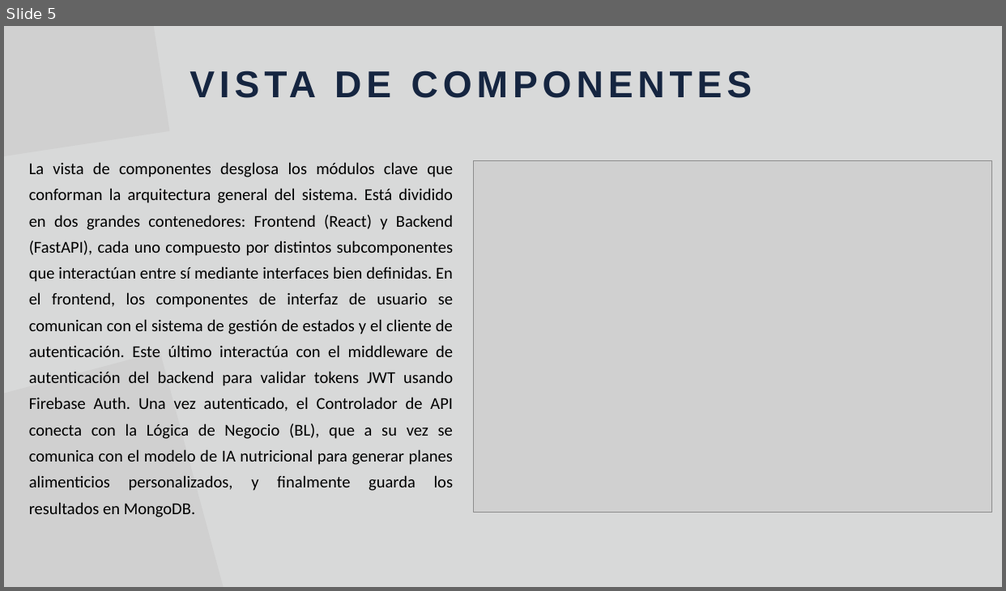
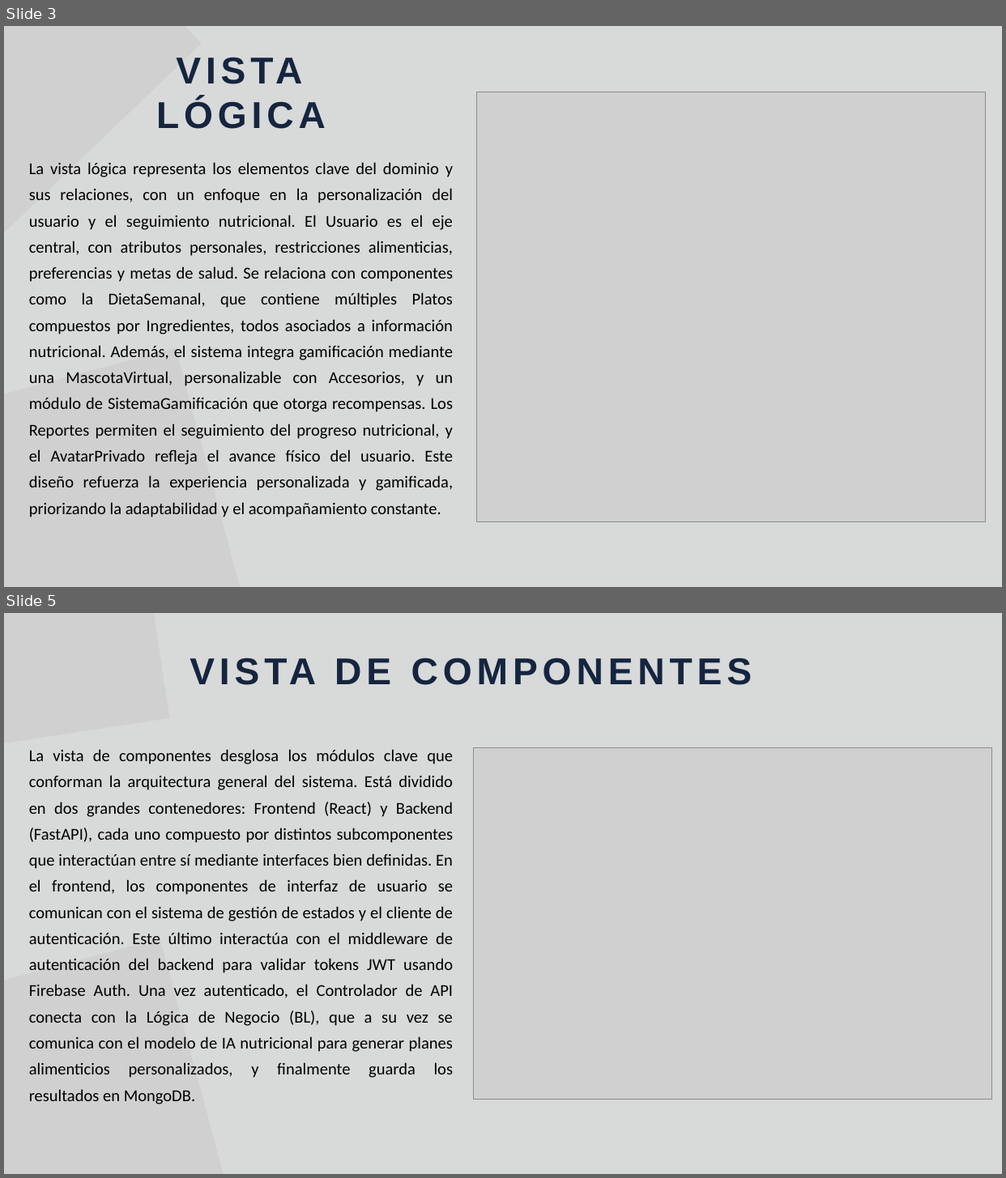
Before and after one commit to Jucer74/SoftwareArchitecture, a slide deck: Project/Views/NutrIA.views.pptx. Shown one above the other, each under a label of ours: slide 5 before the commit, slides 3 and 5 after it; the slides between them are not shown. The pictures are 1006x591 and 1006x1178 pixels, drawn with LibreOffice and Linux fonts; fonts in the diff are those of the drawing; grey boxes stand for pictures. Boxes give left, top, right and bottom in pixels: in the first picture for what was removed or moved away, otherwise in the second. Text is boxed around its words. In the diff, an @@ line names an element or a change of style, - is before the commit and + after.

```diff
--- a/Project/Views/NutrIA.views.pptx
+++ b/Project/Views/NutrIA.views.pptx
@@ slide 3 added at [4, 26, 1002, 587], background #D8D9D9 @@
@@ picture added at [4, 26, 202, 292] @@
@@ picture added at [476, 92, 985, 522] @@
@@ text added at [29, 162, 454, 518], 24 pt, text #000000 @@
+La vista lógica representa los elementos clave del dominio y sus relaciones, con un enfoque en la personalización del usuario y el seguimiento nutricional. El Usuario es el eje central, con atributos personales, restricciones alimenticias, preferencias y metas de salud. Se relaciona con componentes como la DietaSemanal, que contiene múltiples Platos compuestos por Ingredientes, todos asociados a información nutricional. Además, el sistema integra gamificación mediante una MascotaVirtual, personalizable con Accesorios, y un módulo de SistemaGamificación que otorga recompensas. Los Reportes permiten el seguimiento del progreso nutricional, y el AvatarPrivado refleja el avance físico del usuario. Este diseño refuerza la experiencia personalizada y gamificada, priorizando la adaptabilidad y el acompañamiento constante.
@@ text added at [50, 162, 126, 177], 54 pt, text #152540, bold @@
+VISTA LÓGICA
@@ picture added at [4, 348, 279, 587] @@
```
Also in this commit, not shown: 2 slides changed, 3 other slides added, 2 slides removed.
